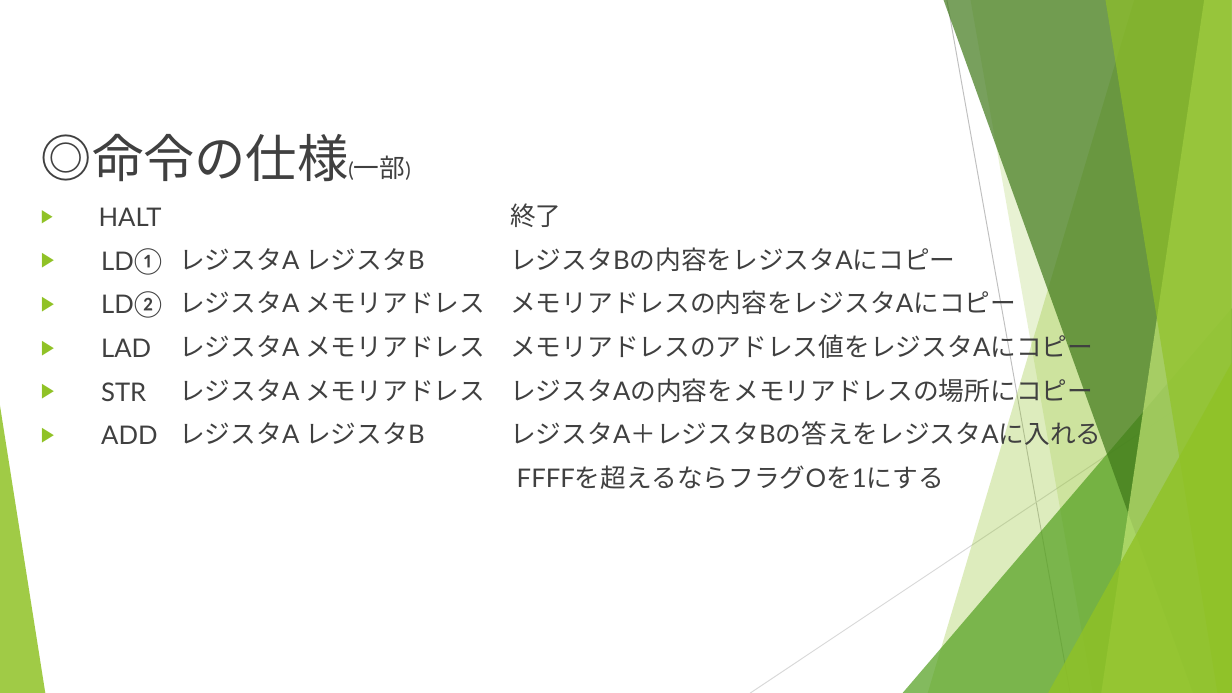
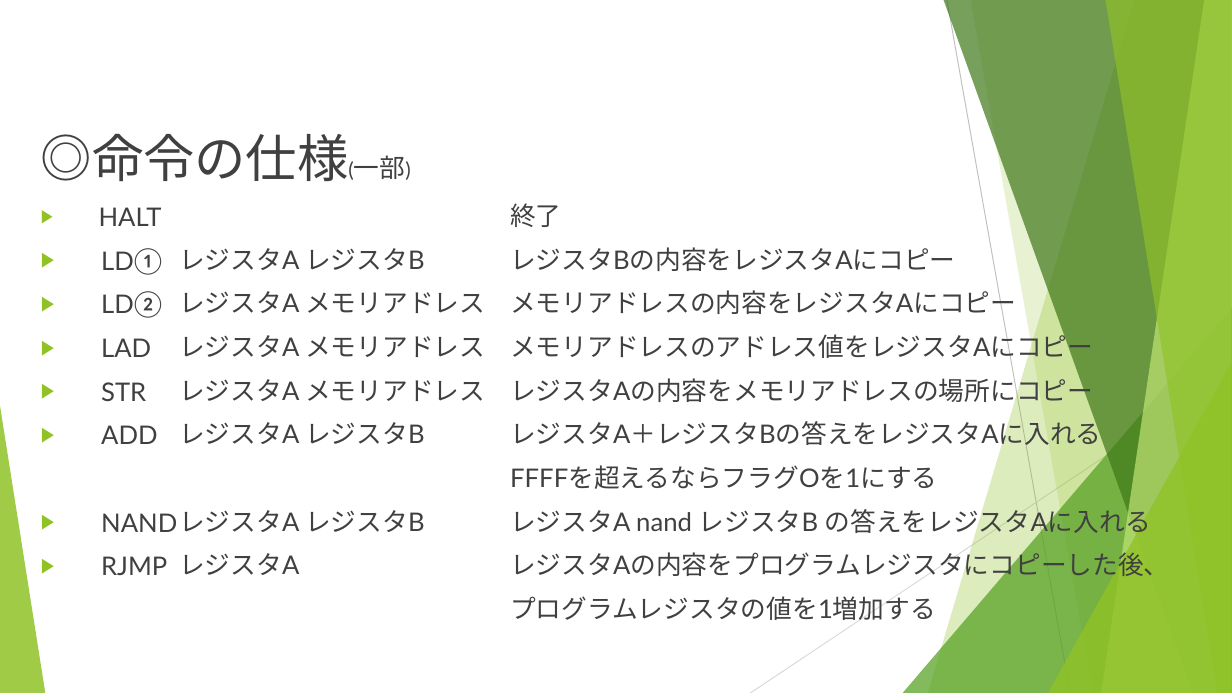
Before and after one commit to takata-daiki/sqrt, a slide deck: slide 5 of wiki_data/プロジェクト実験.pptx. Drawn at 1232x693 pixels with LibreOffice and Linux fonts; fonts in the diff are those of the drawing. Boxes give left, top, right and bottom in pixels: in the first picture for what was removed or moved away, otherwise in the second. Text is boxed around its words. In the diff, an @@ line names an element or a change of style, - is before the commit and + after.

```diff
--- a/wiki_data/プロジェクト実験.pptx
+++ b/wiki_data/プロジェクト実験.pptx
@@ text at (510, 504, 1169, 620): paragraphs added @@
+レジスタA nand レジスタB の答えをレジスタAに入れる
+レジスタAの内容をプログラムレジスタにコピーした後、
+プログラムレジスタの値を1増加する
@@ text at (101, 513, 177, 575): paragraphs added @@
+▶ NAND
+▶ RJMP
@@ text at (179, 510, 424, 575): paragraphs added @@
+レジスタA レジスタB
+レジスタA
```
Also in this commit, not shown: 2 other files.
